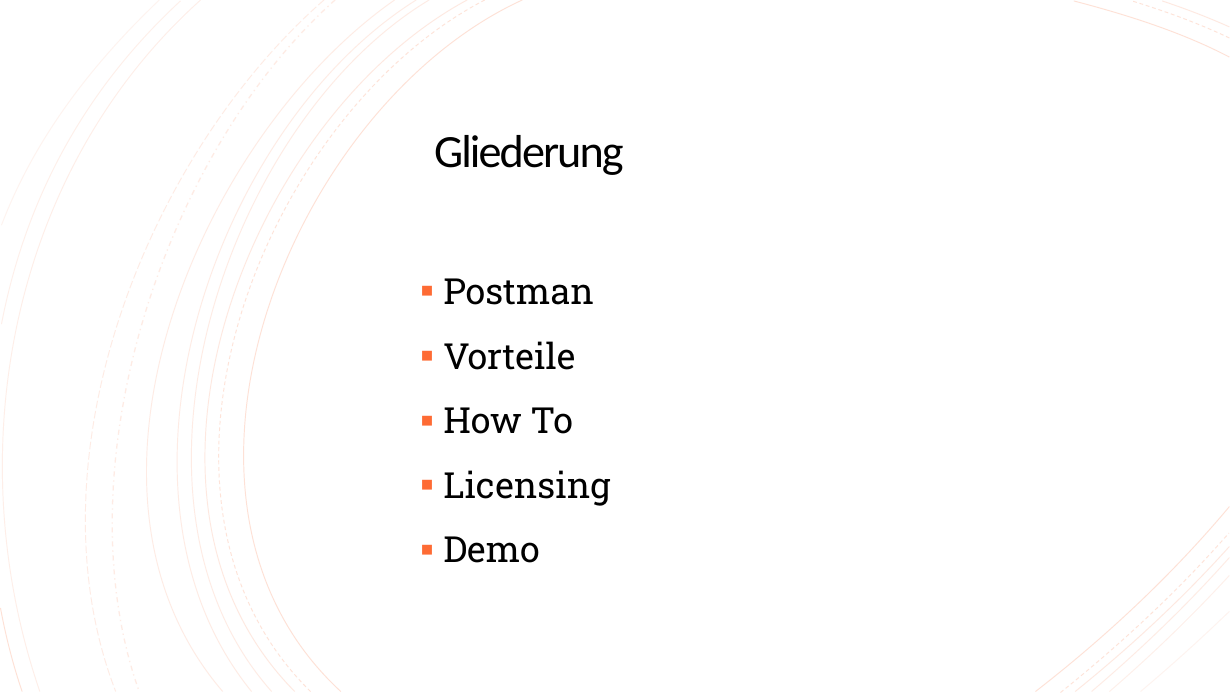
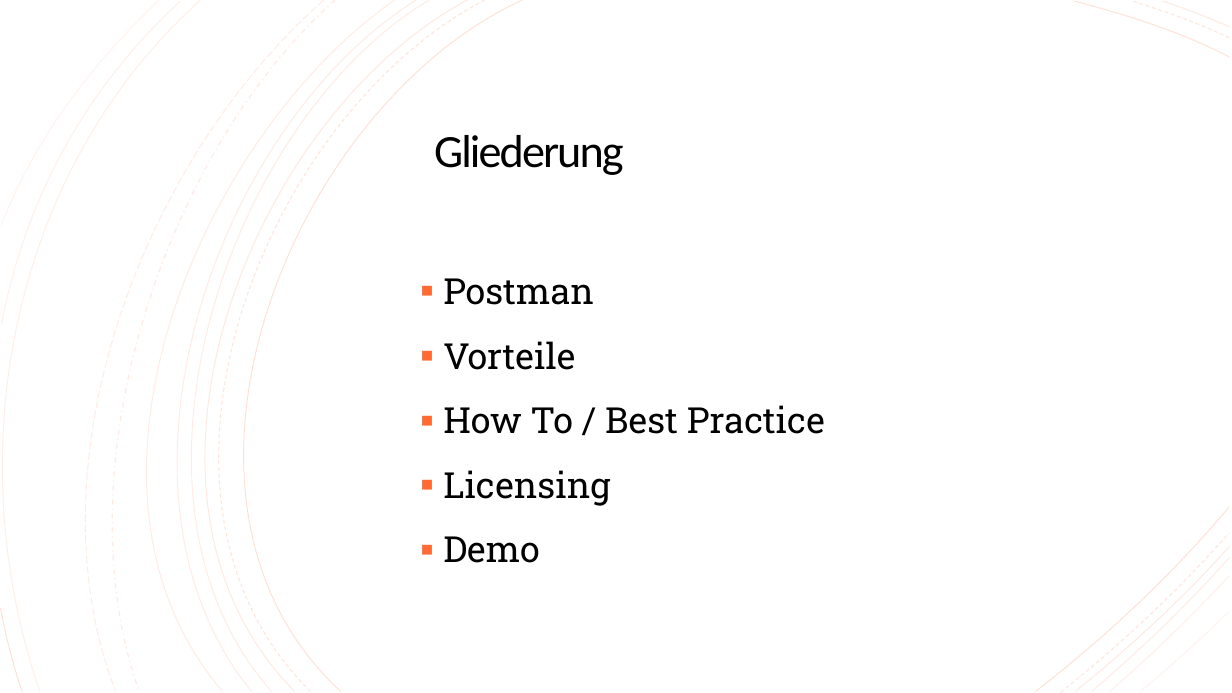
Before and after one commit to TheLordXII/E-PortfolioPostman, a slide deck: slide 2 of presentation/E-Portfolio.pptx. Drawn at 1232x693 pixels with LibreOffice and Linux fonts; fonts in the diff are those of the drawing. Boxes give left, top, right and bottom in pixels: in the first picture for what was removed or moved away, otherwise in the second. Text is boxed around its words. In the diff, an @@ line names an element or a change of style, - is before the commit and + after.

```diff
--- a/presentation/E-Portfolio.pptx
+++ b/presentation/E-Portfolio.pptx
@@ text at bbox=[443, 405, 825, 434]: text changed @@
-▪ How To
+▪ How To / Best Practice
```
Also in this commit, not shown: 1 other slide changed, 1 other file.
